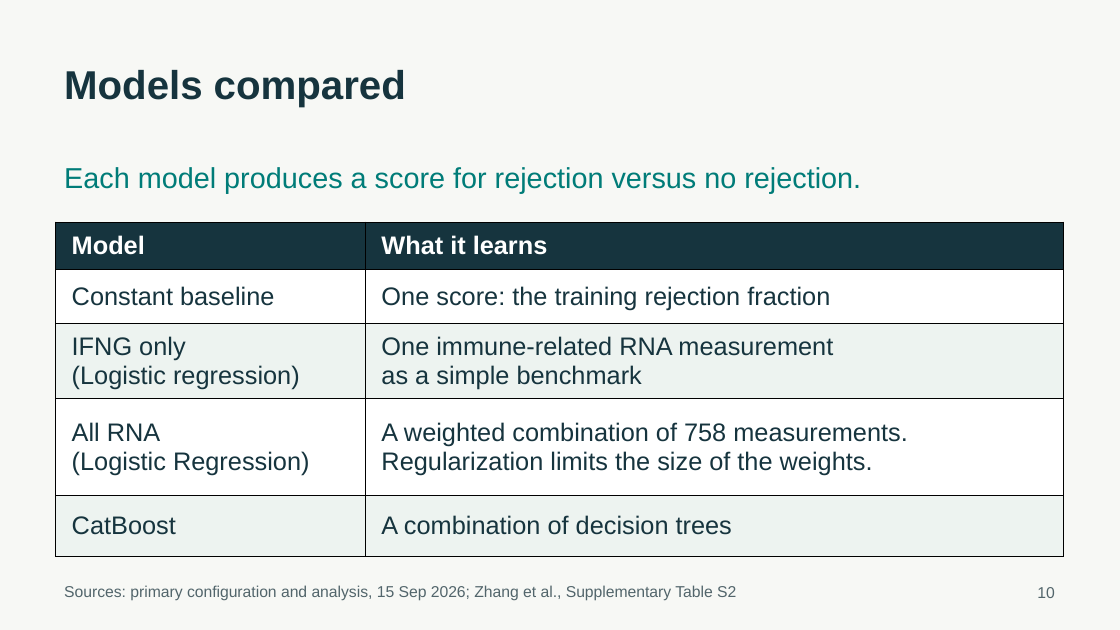
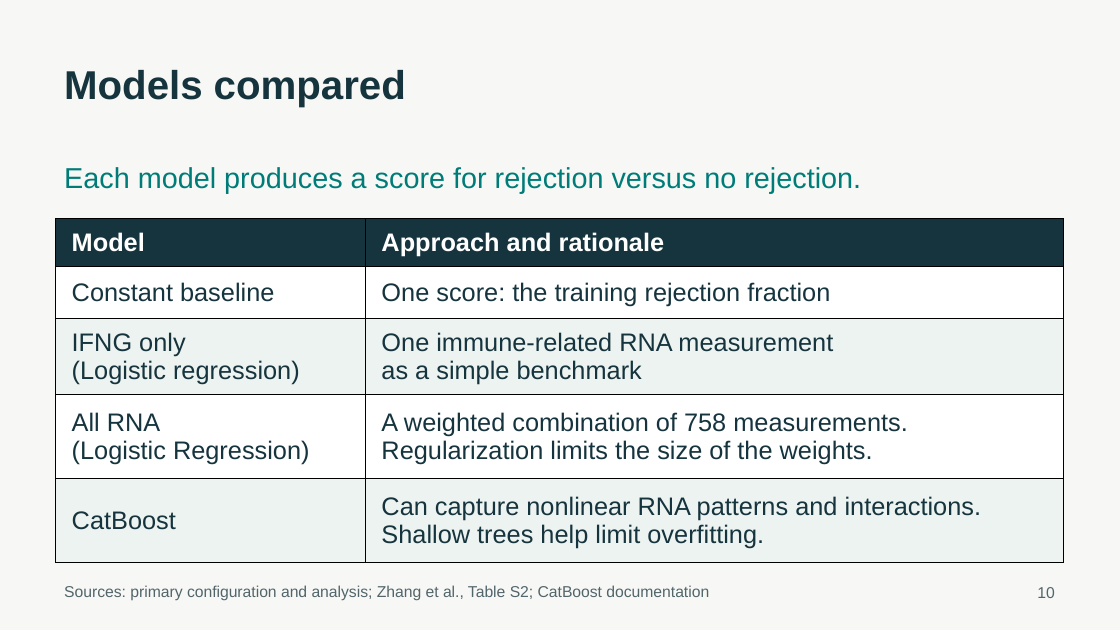
Before and after one commit to ca34525/Kidney-Biopsy-Rejection-Classifier, a slide deck: slide 10 of presentation/unos_kidney_biopsy.pptx. Drawn at 1120x630 pixels with LibreOffice and Linux fonts; fonts in the diff are those of the drawing. Boxes give left, top, right and bottom in pixels: in the first picture for what was removed or moved away, otherwise in the second. Text is boxed around its words. In the diff, an @@ line names an element or a change of style, - is before the commit and + after.

```diff
--- a/presentation/unos_kidney_biopsy.pptx
+++ b/presentation/unos_kidney_biopsy.pptx
@@ table at (56, 218, 1065, 558) @@
-row 1, column 2: What it learns
+row 1, column 2: Approach and rationale
-row 5, column 2: A combination of decision trees
+row 5, column 2: Can capture nonlinear RNA patterns and interactions. / Shallow trees help limit overfitting.
@@ table: place and size @@
-table at (56, 223, 1065, 549)
+table at (56, 218, 1065, 558)
@@ text at (64, 585, 709, 601): text changed @@
-Sources: primary configuration and analysis, 15 Sep 2026; Zhang et al., Supplementary Table S2
+Sources: primary configuration and analysis; Zhang et al., Table S2; CatBoost documentation
```
Also in this commit, not shown: 6 other slides changed, 18 other files.
